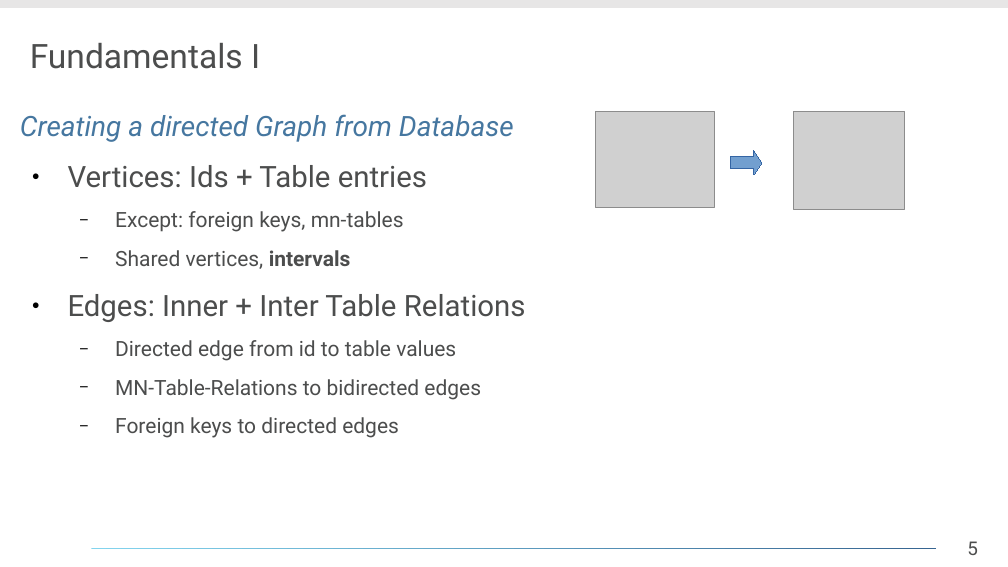
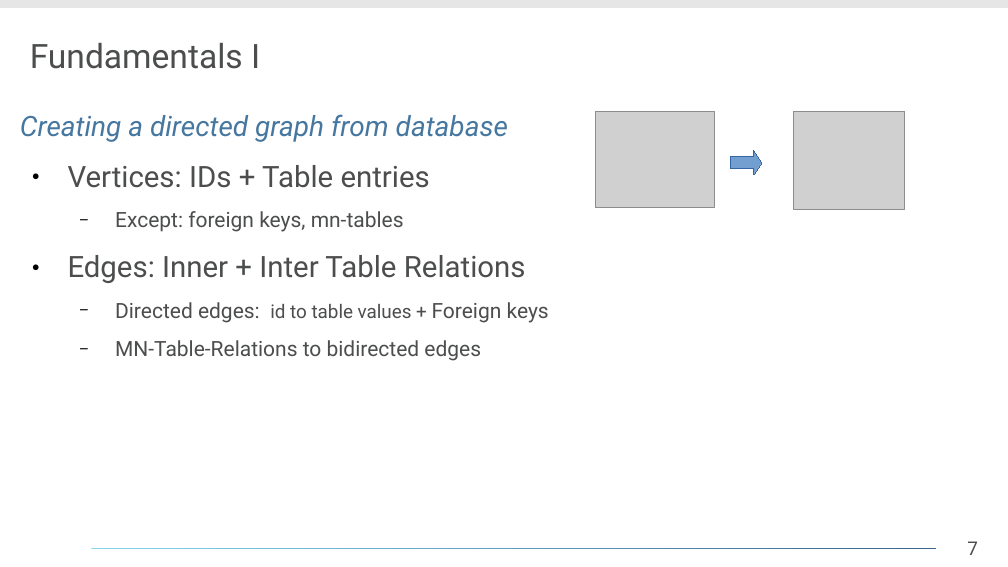
Before and after one commit to daelmo/DB2GraphGenerator, a slide deck: slide 7 of presentation/Analyse_eines_Forschungsthemas.odp (slide 5 before the commit). Drawn at 1008x567 pixels with LibreOffice and Linux fonts; fonts in the diff are those of the drawing; grey boxes stand for pictures; background and template pictures are left out. Boxes give left, top, right and bottom in pixels: in the first picture for what was removed or moved away, otherwise in the second. Text is boxed around its words. In the diff, an @@ line names an element or a change of style, - is before the commit and + after.

```diff
--- a/presentation/Analyse_eines_Forschungsthemas.odp
+++ b/presentation/Analyse_eines_Forschungsthemas.odp
@@ text at box(20, 114, 508, 188): text changed @@
-Creating a directed Graph from Database
-● Vertices: Ids + Table entries
+Creating a directed graph from database
+● Vertices: IDs + Table entries
@@ text at box(115, 250, 351, 269): paragraph removed @@
-  − Shared vertices, intervals
@@ text at box(115, 302, 549, 323): text changed @@
-  − Directed edge from id to table values
+  − Directed edges: id to table values + Foreign keys
@@ text at box(115, 417, 399, 438): paragraph removed @@
-  − Foreign keys to directed edges
@@ page number at box(967, 541, 978, 555): text changed @@
-5
+7
```
Also in this commit, not shown: 8 other slides changed, 12 slides added, 8 slides removed, 1 other file.
